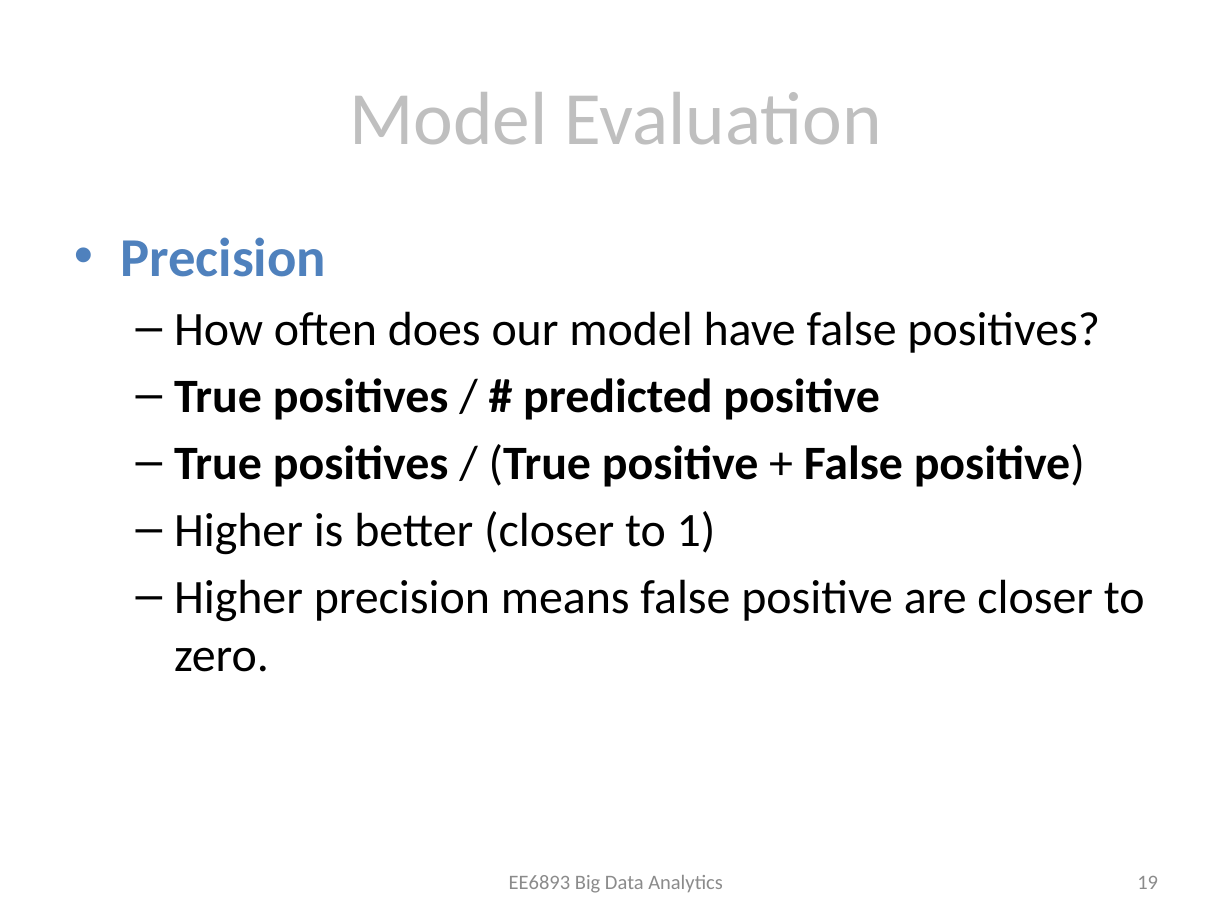
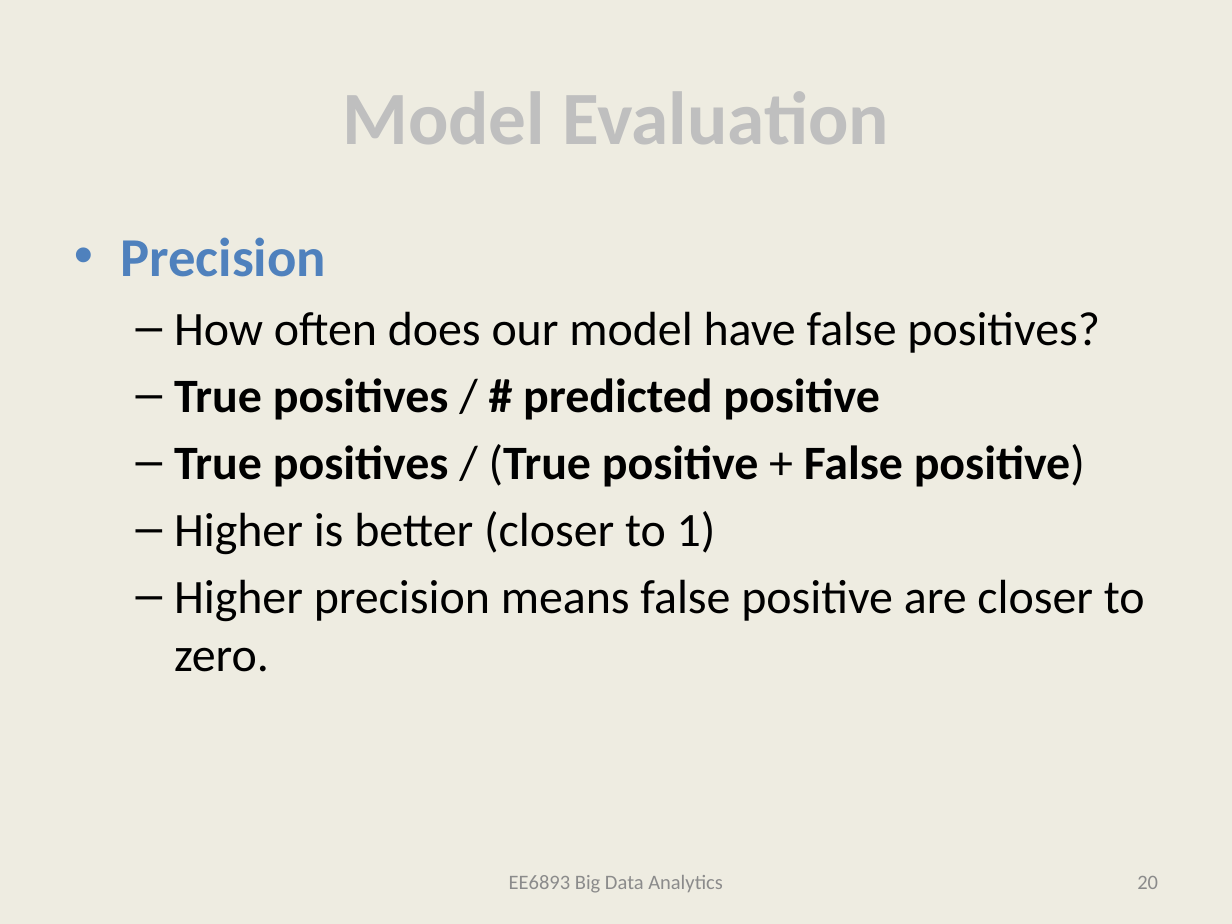
Before and after one commit to bertomartin/big-data-analytics, a slide deck: slide 19 of FinalPresentation.pptx (slide 18 before the commit). Drawn at 1232x924 pixels with LibreOffice and Linux fonts; fonts in the diff are those of the drawing. Boxes give left, top, right and bottom in pixels: in the first picture for what was removed or moved away, otherwise in the second. Text is boxed around its words. In the diff, an @@ line names an element or a change of style, - is before the commit and + after.

```diff
--- a/FinalPresentation.pptx
+++ b/FinalPresentation.pptx
@@ background #FFFFFF to #EEECE1 @@
@@ title "Model Evaluation" at (342, 91, 889, 144): bold on @@
@@ page number at (1137, 876, 1158, 889): text changed @@
-19
+20
```
Also in this commit, not shown: 19 other slides changed, 6 slides added, 1 slide removed, 3 other files.
